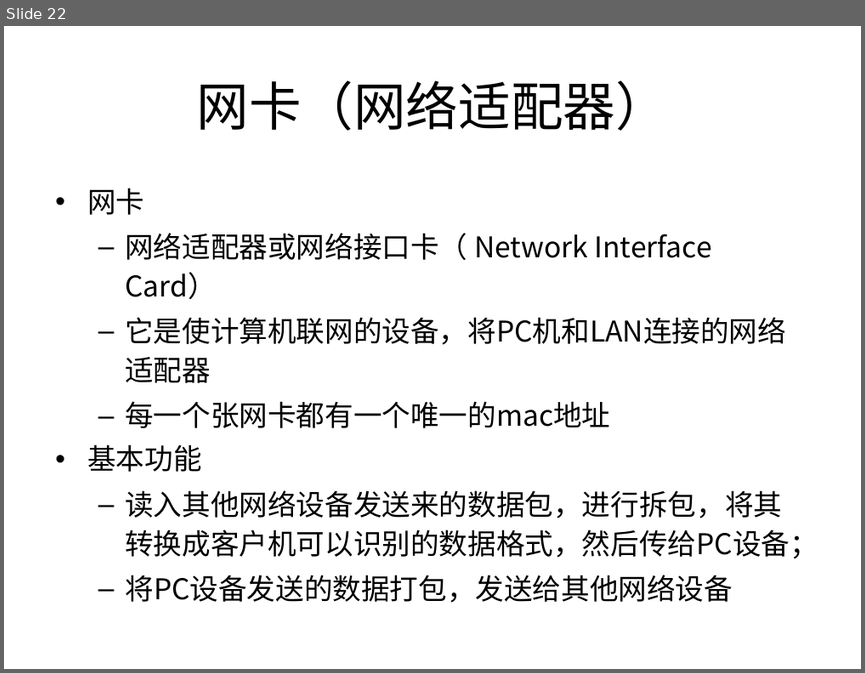
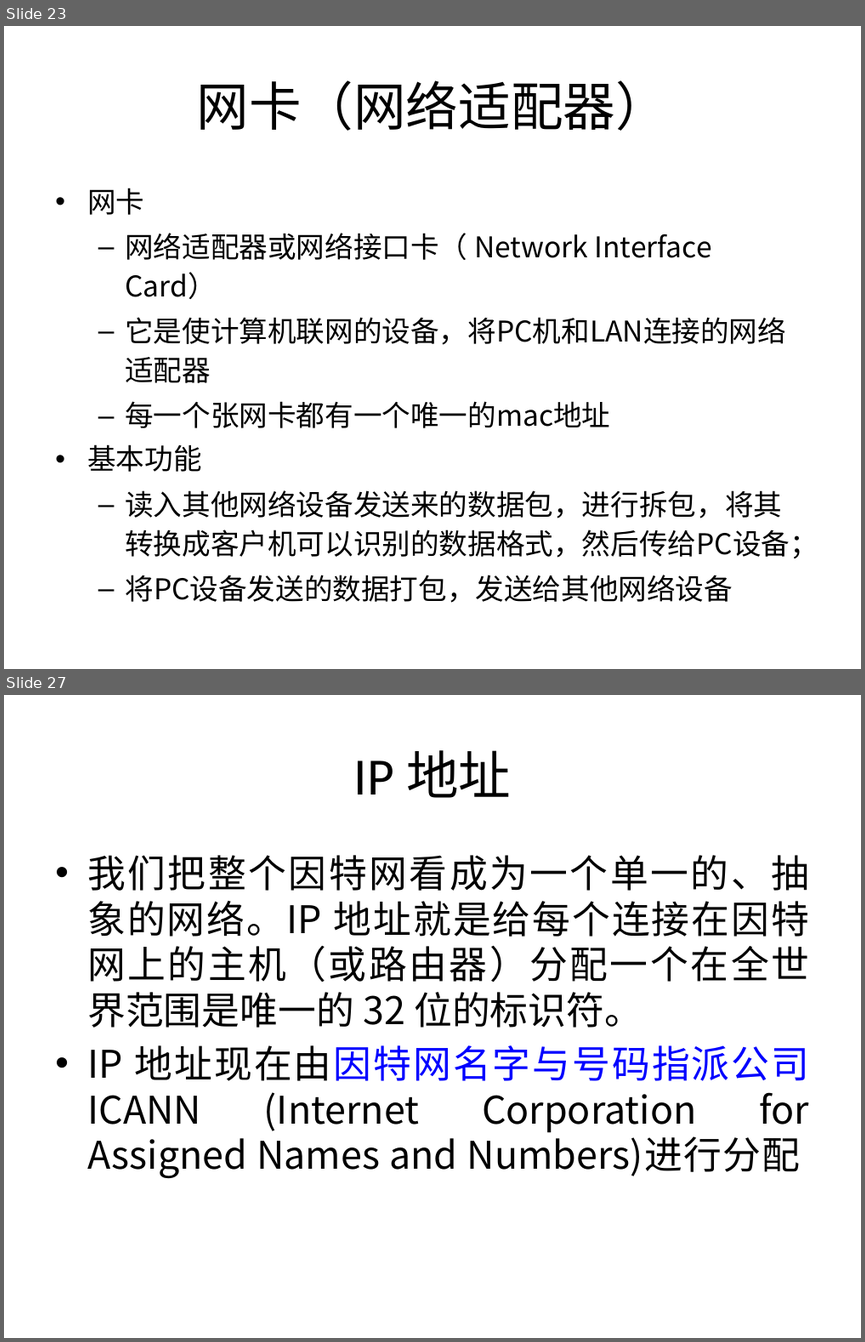
Before and after one commit to sans123wx/class, a slide deck: 第六章 计算机网络.pptx. Shown one above the other, each under a label of ours: slide 22 before the commit, slides 23 and 27 after it; the slides between them are not shown. The pictures are 865x673 and 865x1342 pixels, drawn with LibreOffice and Linux fonts; fonts in the diff are those of the drawing. Boxes give left, top, right and bottom in pixels: in the first picture for what was removed or moved away, otherwise in the second. Text is boxed around its words. In the diff, an @@ line names an element or a change of style, - is before the commit and + after.

```diff
--- a/第六章 计算机网络.pptx
+++ b/第六章 计算机网络.pptx
@@ slide 27 added at [4, 695, 861, 1338], background #FFFFFF @@
@@ title added at [354, 750, 511, 798], 44 pt, text #000000 @@
+IP 地址
@@ text added at [87, 855, 810, 1179], 32 pt, text #000000 @@
+• 我们把整个因特网看成为一个单一的、抽象的网络。IP 地址就是给每个连接在因特网上的主机（或路由器）分配一个在全世界范围是唯一的 32 位的标识符。
+• IP 地址现在由因特网名字与号码指派公司ICANN (Internet Corporation for Assigned Names and Numbers)进行分配
@@ what was slide 22 is now slide 23 @@
```
Also in this commit, not shown: 15 slides changed, 10 other slides added, 1 other file.
